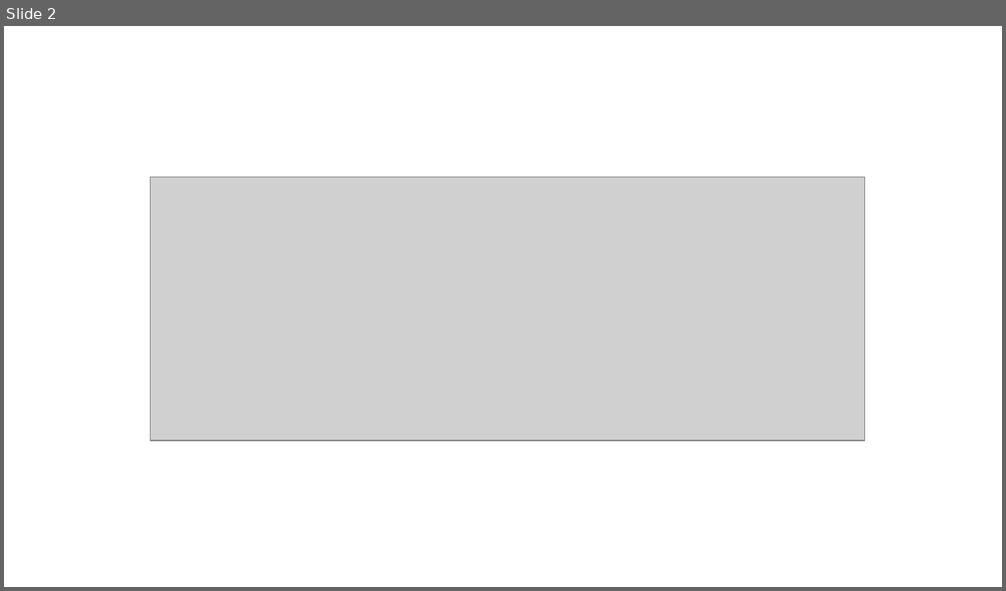
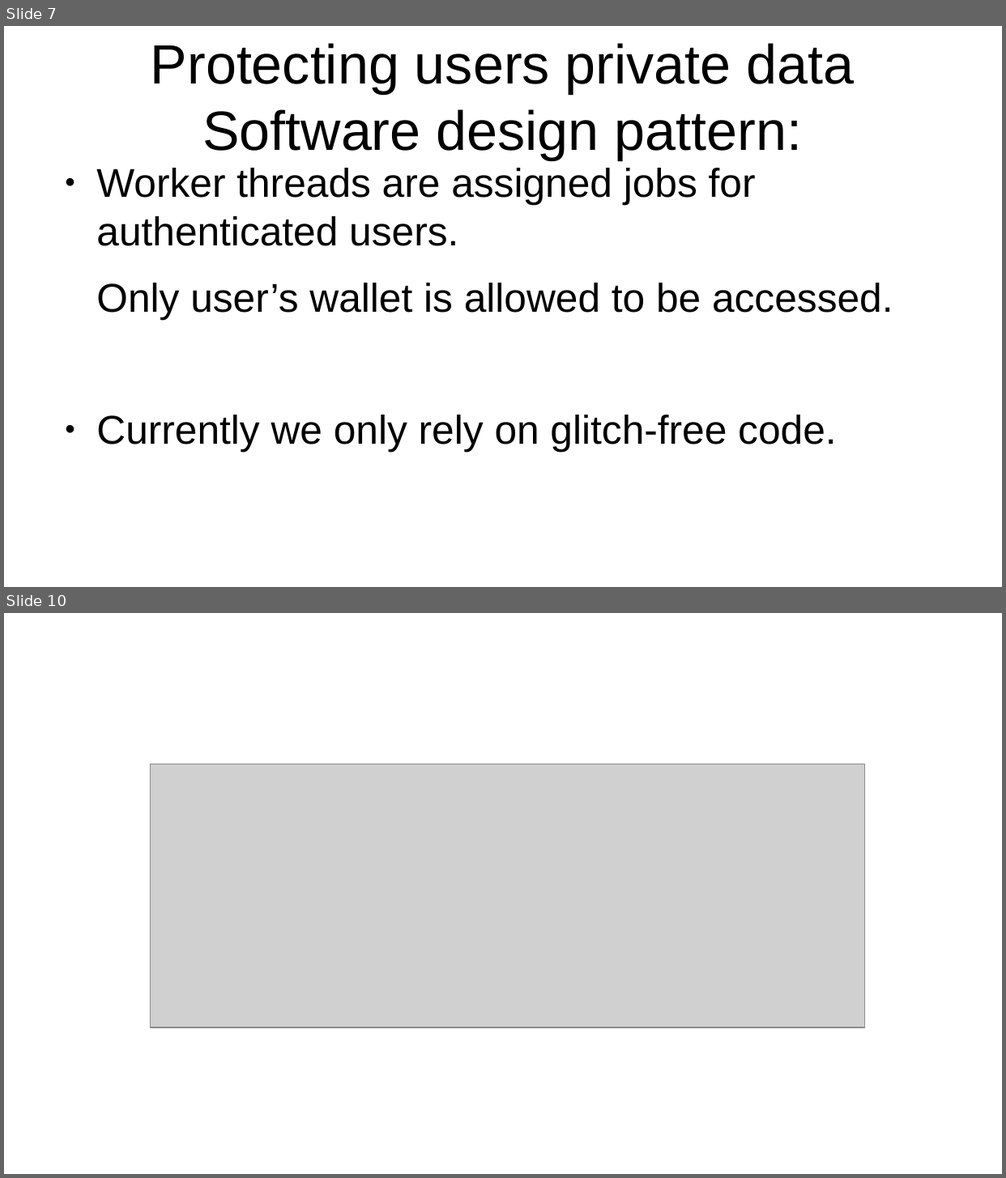
Before and after one commit to root1m3/morello, a slide deck: doc/comparmentalization.odp. Shown one above the other, each under a label of ours: slide 2 before the commit, slides 7 and 10 after it; the slides between them are not shown. The pictures are 1006x591 and 1006x1178 pixels, drawn with LibreOffice and Linux fonts; fonts in the diff are those of the drawing; grey boxes stand for pictures. Boxes give left, top, right and bottom in pixels: in the first picture for what was removed or moved away, otherwise in the second. Text is boxed around its words. In the diff, an @@ line names an element or a change of style, - is before the commit and + after.

```diff
--- a/doc/comparmentalization.odp
+++ b/doc/comparmentalization.odp
@@ slide 7 added at <box>4,26,1002,587</box>, background #FFFFFF @@
@@ title added at <box>151,43,854,160</box>, 44 pt, text #000000 @@
+Protecting users private data
+Software design pattern:
@@ text added at <box>96,168,893,451</box>, 32 pt, text #000000 @@
+● Worker threads are assigned jobs for authenticated users.
+Only user’s wallet is allowed to be accessed.
+● Currently we only rely on glitch-free code.
@@ what was slide 2 is now slide 10 @@
```
Also in this commit, not shown: 1 slide changed, 11 other slides added.
